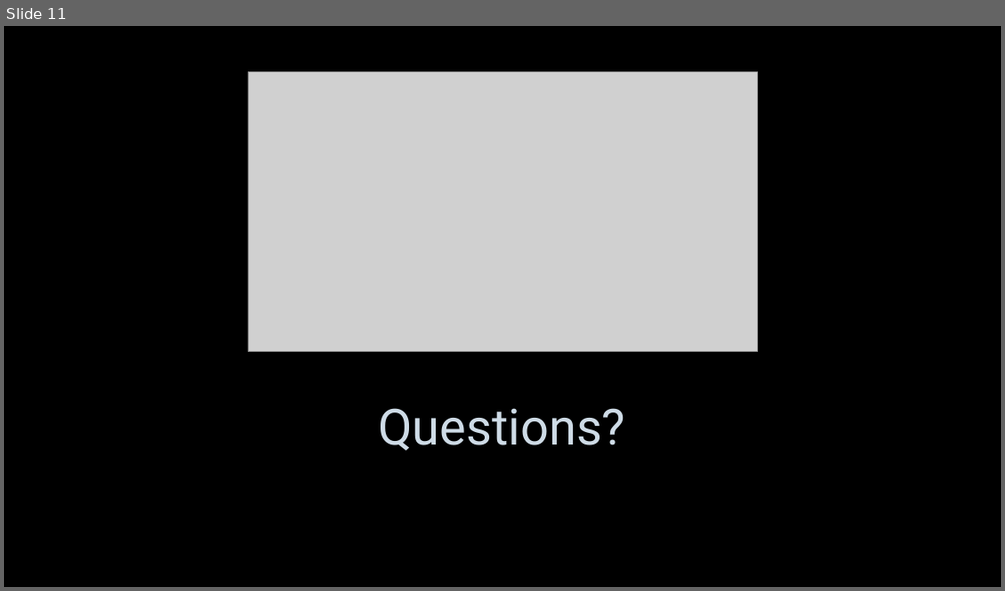
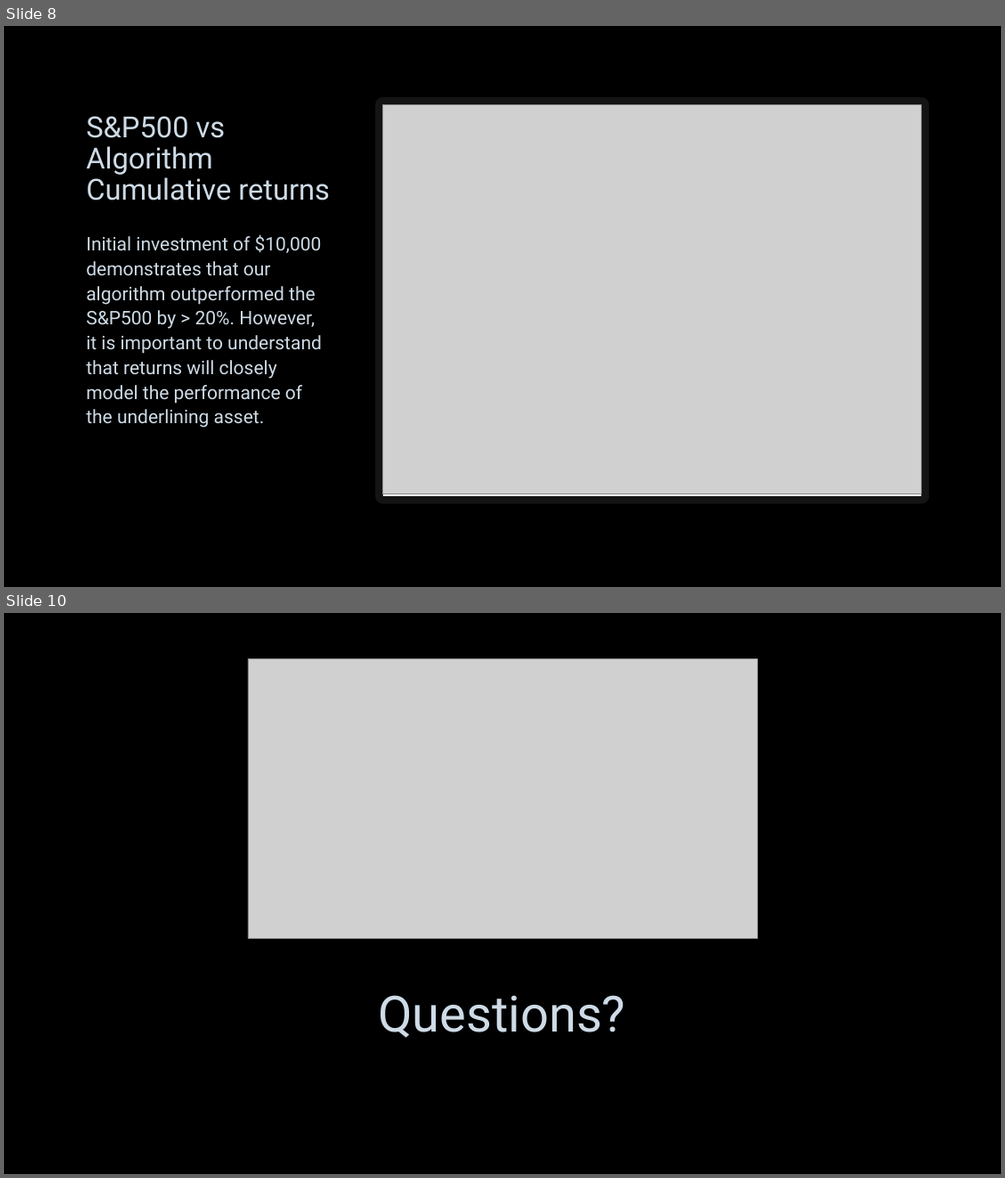
Before and after one commit to lchristij/MLProject, a slide deck: Stock Trading Algo.pptx. Shown one above the other, each under a label of ours: slide 11 before the commit, slides 8 and 10 after it; the slides between them are not shown. The pictures are 1005x591 and 1005x1178 pixels, drawn with LibreOffice and Linux fonts; fonts in the diff are those of the drawing; grey boxes stand for pictures; background and template pictures are left out. Boxes give left, top, right and bottom in pixels: in the first picture for what was removed or moved away, otherwise in the second. Text is boxed around its words. In the diff, an @@ line names an element or a change of style, - is before the commit and + after.

Commit message:
README deck and images

```diff
--- a/Stock Trading Algo.pptx
+++ b/Stock Trading Algo.pptx
@@ slide 8 added at (4, 26, 1001, 587), background picture (left out) @@
@@ rectangle added at (383, 105, 922, 496), fill #FFFFFF, outline #FFFFFF 15 pt @@
@@ picture added at (383, 105, 922, 494) @@
@@ title added at (86, 116, 330, 200), 28 pt, text #CEDBE6 @@
+S&P500 vs Algorithm Cumulative returns
@@ text added at (86, 234, 322, 427), 18 pt, text #CEDBE6 @@
+Initial investment of $10,000 demonstrates that our algorithm outperformed the S&P500 by > 20%. However, it is important to understand that returns will closely model the performance of the underlining asset.
@@ what was slide 11 is now slide 10 @@
```
Also in this commit, not shown: 8 slides changed, 2 slides removed, 2 other files.
